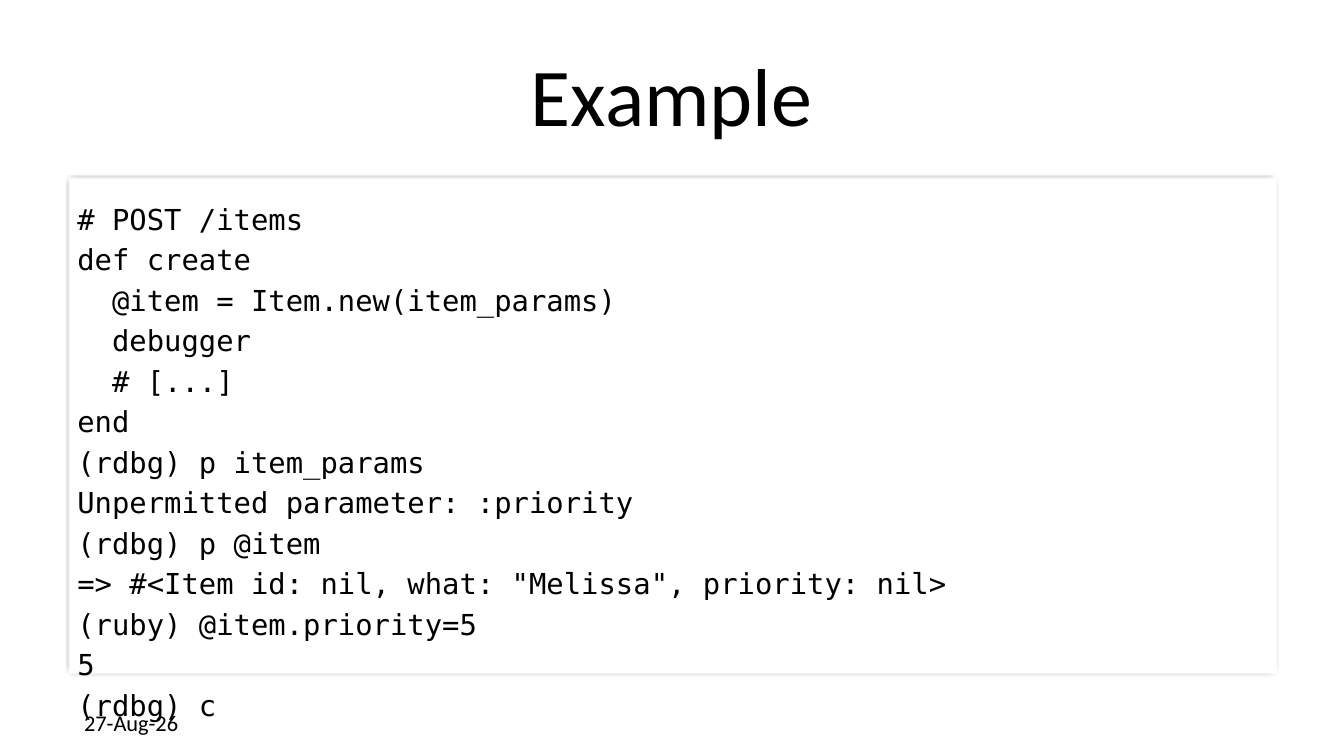
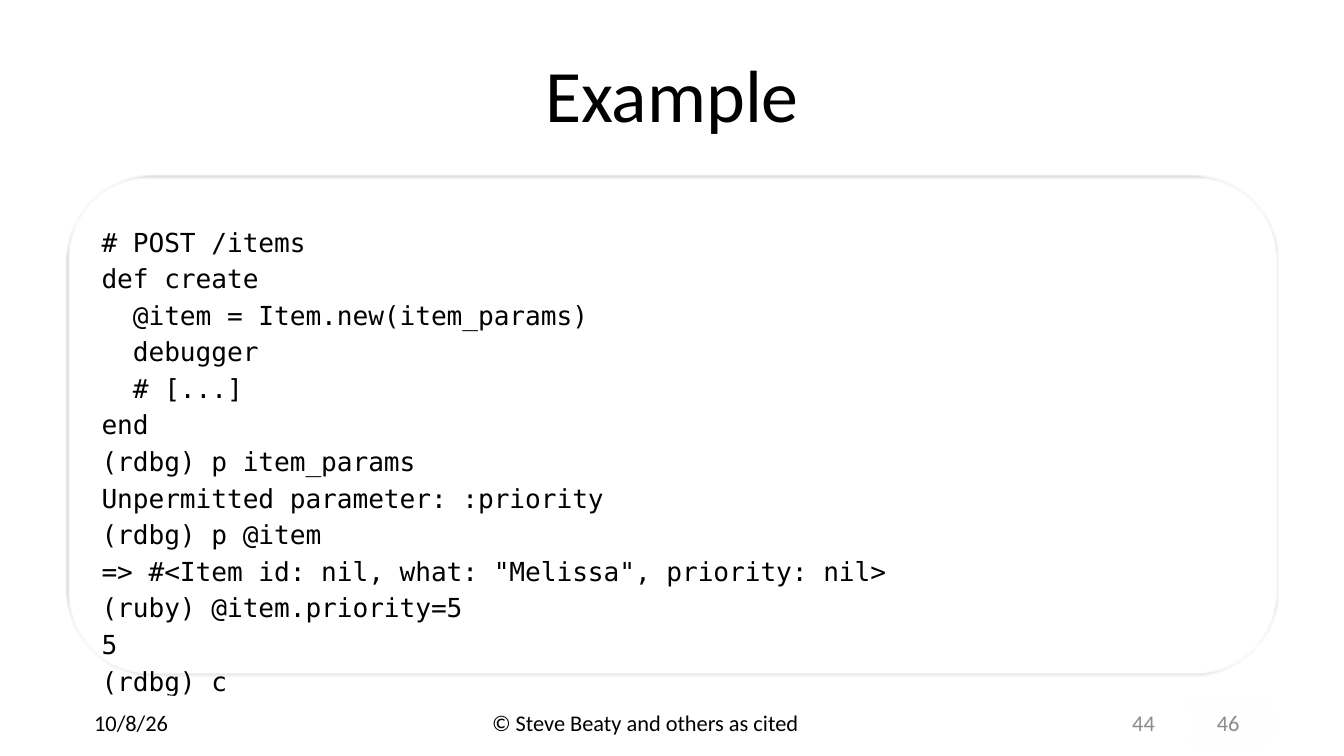
Before and after one commit to drb80/WebAppDev, a slide deck: slide 44 of Slides/Chapter02.pptx. Drawn at 1344x756 pixels with LibreOffice and Linux fonts; fonts in the diff are those of the drawing; background and template pictures are left out. Boxes give left, top, right and bottom in pixels: in the first picture for what was removed or moved away, otherwise in the second. Text is boxed around its words. In the diff, an @@ line names an element or a change of style, - is before the commit and + after.

```diff
--- a/Slides/Chapter02.pptx
+++ b/Slides/Chapter02.pptx
@@ title "Example" at <box>545,70,799,134</box>: size 58.7 to 52.8 pt @@
@@ text "# POST /items" at <box>68,176,1277,676</box>: size 20.7 to 18.7 pt @@
@@ text removed at <box>84,712,178,735</box> @@
-27-Aug-26
@@ text added at <box>94,715,168,732</box>, 16 pt, text #000000 @@
+10/8/26
@@ text added at <box>516,715,798,735</box>, 16 pt, text #000000 @@
+© Steve Beaty and others as cited
@@ page number added at <box>1132,716,1155,731</box>, 16 pt, text #8C8C8C @@
+44
@@ text added at <box>1217,716,1240,731</box>, 16 pt, text #8C8C8C @@
+46
```
Also in this commit, not shown: 39 other slides changed, 6 slides added, 6 slides removed, 8 other files.
